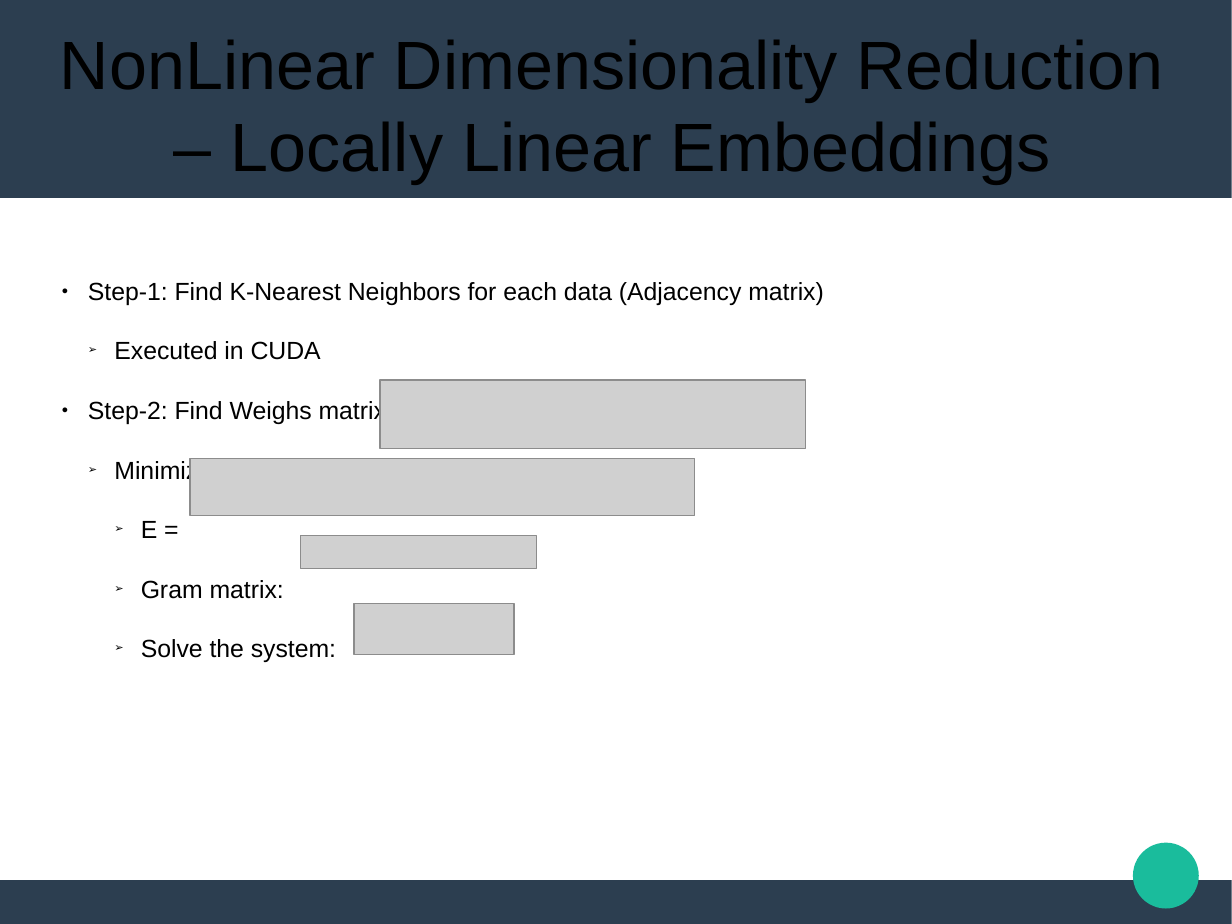
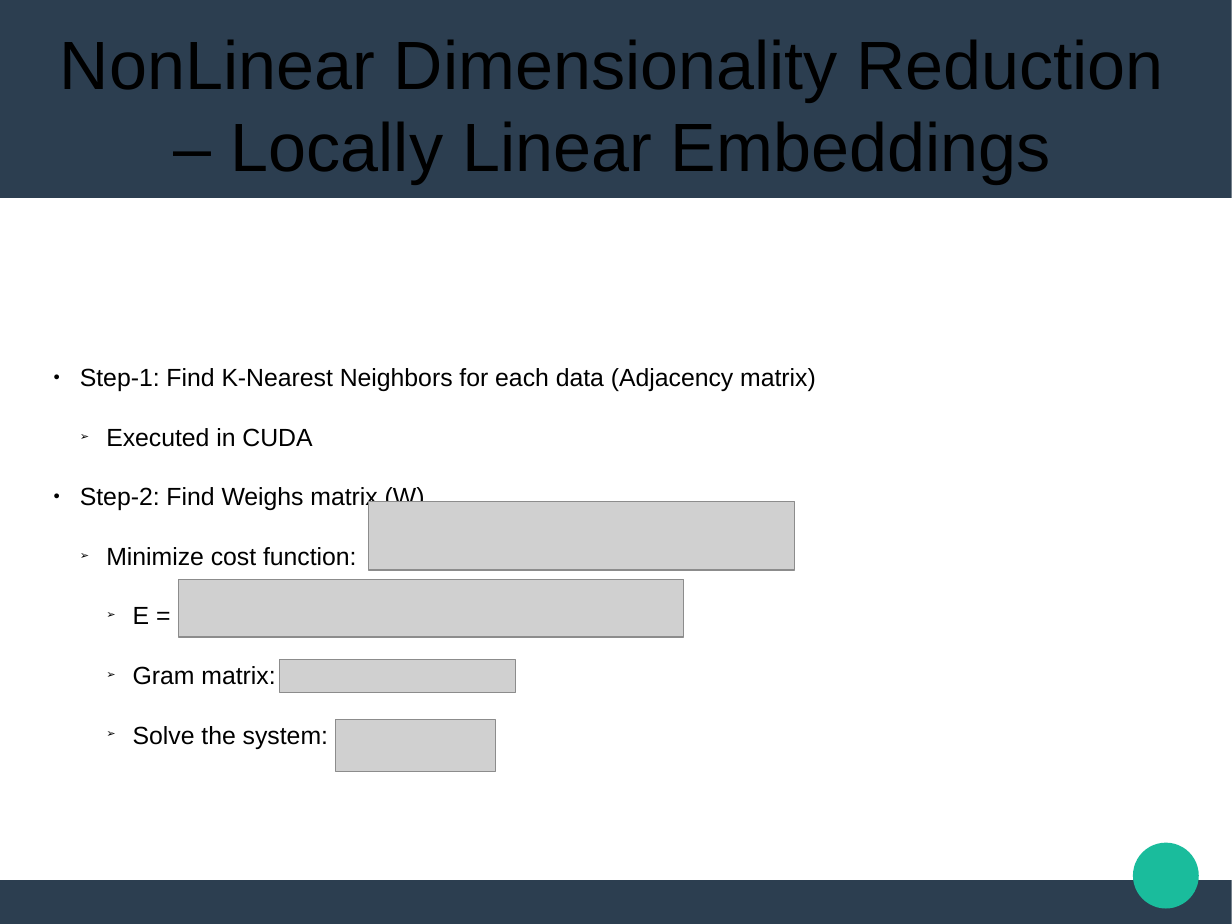
Before and after one commit to Katsileros/Dimensionality_Reduction, a slide deck: slide 5 of Diploma-Thesis-LaTeX/presentation/Presentation.odp. Drawn at 1232x924 pixels with LibreOffice and Linux fonts; fonts in the diff are those of the drawing; grey boxes stand for pictures. Boxes give left, top, right and bottom in pixels: in the first picture for what was removed or moved away, otherwise in the second. Text is boxed around its words. In the diff, an @@ line names an element or a change of style, - is before the commit and + after.

Commit message:
minor changes presentation

```diff
--- a/Diploma-Thesis-LaTeX/presentation/Presentation.odp
+++ b/Diploma-Thesis-LaTeX/presentation/Presentation.odp
@@ subtitle "Step-1: Find K-Nearest Neighbors for ...": place and size @@
-subtitle "Step-1: Find K-Nearest Neighbors for ..." at (88, 282, 824, 662)
+subtitle "Step-1: Find K-Nearest Neighbors for ..." at (80, 368, 816, 749)
@@ picture: place and size @@
-picture at (380, 380, 806, 449)
+picture at (369, 501, 795, 570)
@@ picture: place and size @@
-picture at (190, 458, 695, 515)
+picture at (179, 580, 684, 637)
@@ picture: place and size @@
-picture at (301, 536, 537, 568)
+picture at (279, 660, 515, 692)
@@ picture: place and size @@
-picture at (354, 604, 514, 655)
+picture at (335, 720, 495, 771)
```
Also in this commit, not shown: 3 other slides changed, 1 other file.
